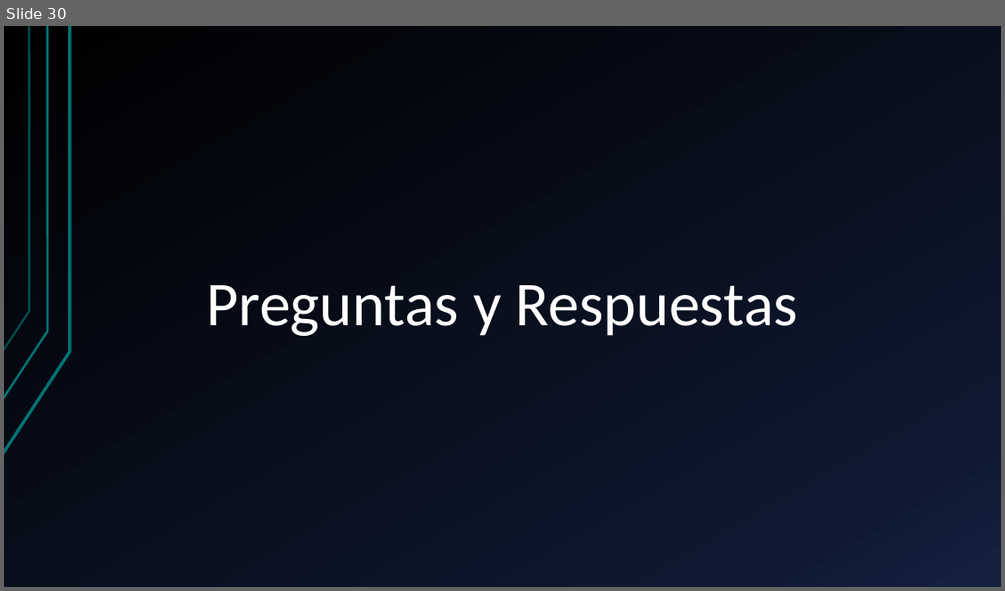
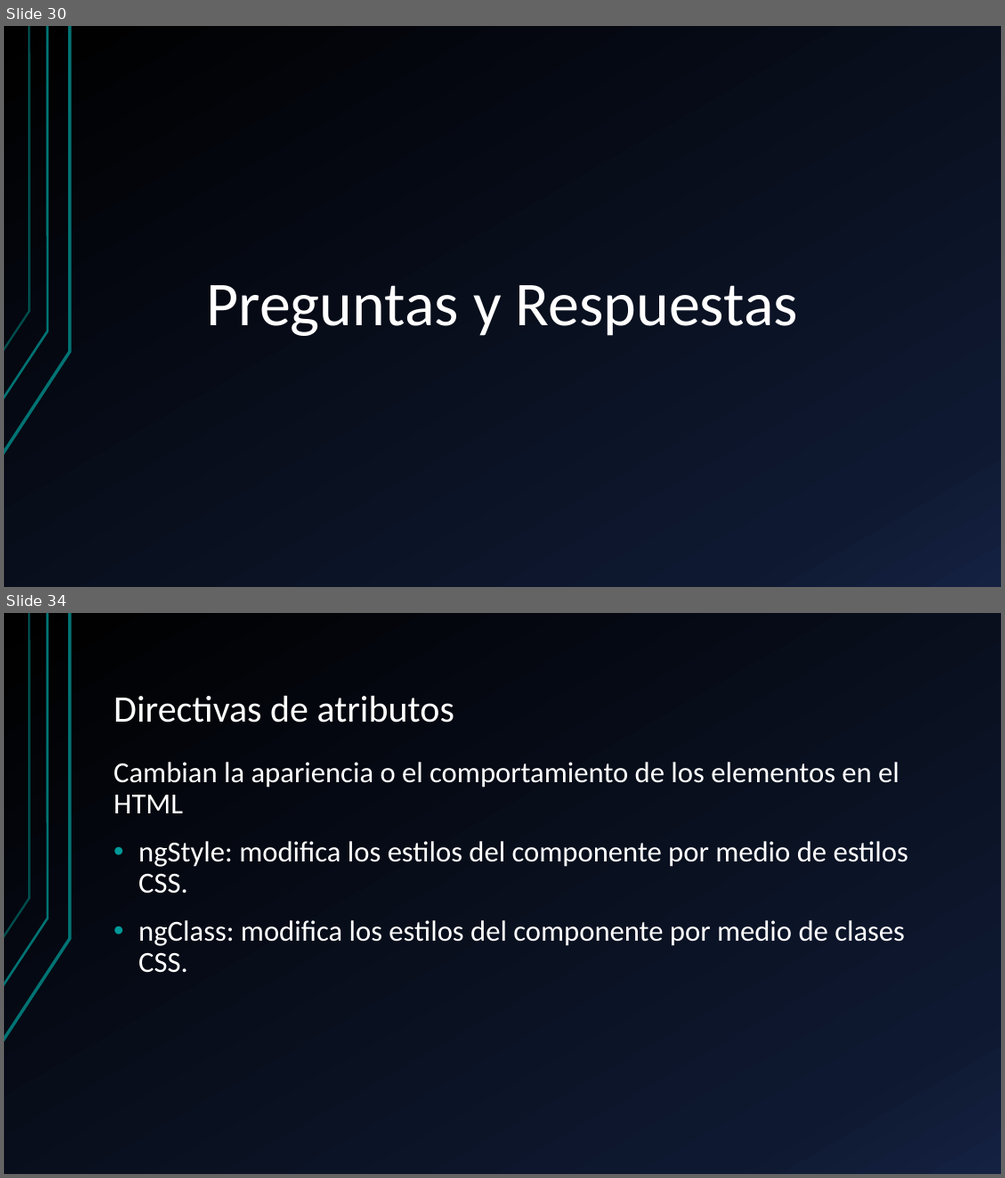
Before and after one commit to KevinToala/capacitacionAngular, a slide deck: Angular.pptx. Shown one above the other, each under a label of ours: slide 30 before the commit, slides 30 and 34 after it; the slides between them are not shown. The pictures are 1005x591 and 1005x1178 pixels, drawn with LibreOffice and Linux fonts; fonts in the diff are those of the drawing. Boxes give left, top, right and bottom in pixels: in the first picture for what was removed or moved away, otherwise in the second. Text is boxed around its words. In the diff, an @@ line names an element or a change of style, - is before the commit and + after.

```diff
--- a/Angular.pptx
+++ b/Angular.pptx
@@ slide 34 added at [4,613,1001,1174], background gradient #000000 to #0F1931 to #142242; not listed: 3 template elements that a slide beside it also shows @@
@@ title added at [113,696,454,722], 36 pt, text #FFFFFF @@
+Directivas de atributos
@@ text added at [113,762,908,973], 28 pt, text #FFFFFF @@
+Cambian la apariencia o el comportamiento de los elementos en el HTML
+• ngStyle: modifica los estilos del componente por medio de estilos CSS.
+• ngClass: modifica los estilos del componente por medio de clases CSS.
```
Also in this commit, not shown: 2 slides changed, 6 other slides added.
